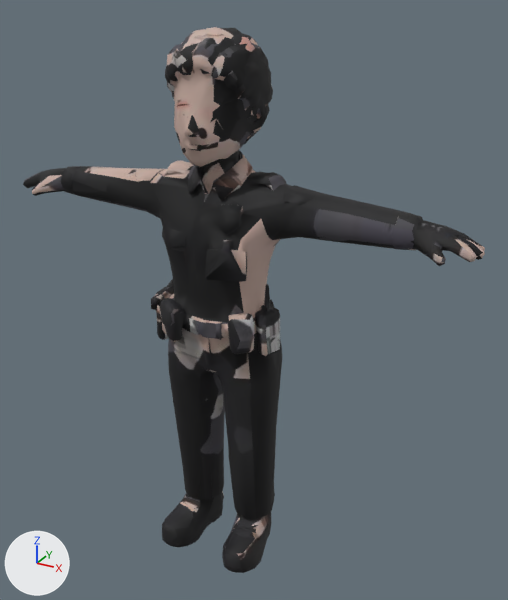
A saved change to the glTF model public/models/people/security-guard.glb.
Before and after are seen from a camera (50 mm lens) standing at (0.846, -1.364, 1.43) and looking at (0.065, 0.056, 0.72). The lights are fixed; the arrows at lower left show +X, +Y and +Z. The first picture is the older version. Where no turn or scale is listed for an object, it has been applied to the vertices. Vertices at exactly the same position are counted once.

Before the edit, the objects in view are built like this:
```python
me_char1_003 = bpy.data.meshes.new('char1.003')
me_char1_003.from_pydata(...)  # 2238 vertices, 4499 faces; spans x -0.612..0.613, y -0.138..0.138, z 0.001..1.361
me_char1_003.materials.append(mat_material_1_003)  # picture img_texture
ob_char1_001 = bpy.data.objects.new('char1.001', me_char1_003)
ob_char1_001.location = (0.0, 0.0, 0.0)
```
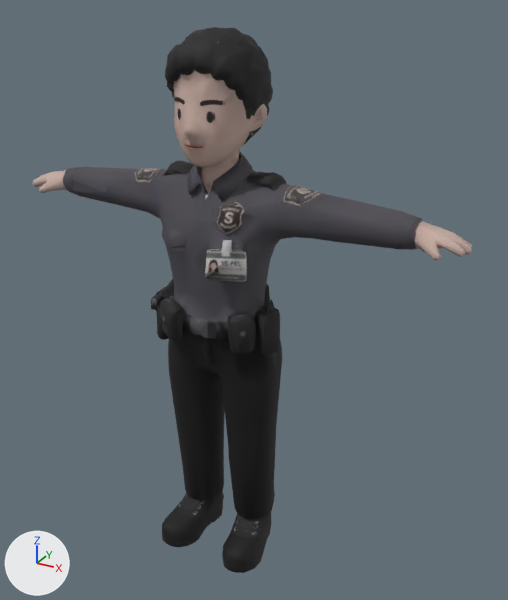
The change, as a list of edits to the scene's bpy script:
```text
Change me_char1_003:
    used by ob_char1_001; location = (0.0, 0.0, 0.0)
    remove me_char1_003.from_pydata(...)  # 2238 vertices, 4499 faces; spans x -0.612..0.613, y -0.138..0.138, z 0.001..1.361
    add me_char1_003.from_pydata(...)  # 2238 vertices, 4499 faces; spans x -0.584..0.588, y -0.138..0.138, z 0.001..1.361
    me_char1_003 part 1: 70 vertices moved from x -0.543..0.604, y -0.052..0.071, z 0.92..1.012 to x -0.527..0.58, y -0.04..0.071, z 0.921..1.011; 191 vertices removed from x -0.612..0.613, y -0.065..0.065, z 0.629..1.039; 180 vertices added at x -0.584..0.588, y -0.072..0.059, z 0.618..1.04
    me_char1_003 part 2: 4 vertices removed from x -0.101..0.065, y -0.027..0.077, z 0.03..0.106; 9 vertices added at x -0.101..0.064, y -0.043..0.078, z 0.023..0.11
    me_char1_003 part 3: 4 vertices removed from x -0.106..0.023, y -0.094..0.093, z 1.209..1.33; 8 vertices added at x -0.109..0.024, y -0.094..0.094, z 1.21..1.332
    me_char1_003 part 4: 2 vertices removed from x -0.149..-0.007, y -0.088..-0.027, z 0.663..0.714; 4 vertices added at x -0.149..-0.005, y -0.09..-0.023, z 0.659..0.714
    me_char1_003 part 5: 3722 kept faces spanning x -0.527..0.58, y -0.138..0.138, z 0.001..1.361 get new texture (UV) coordinates
```

Pixel boxes [x1, y1, x2, y2] of what changed, in the pictures (508 x 600 px; the box of a moved part takes in the faces that stretch with it):
'char1.001', reshaped: before [23, 27, 485, 573]; after [32, 27, 472, 573]
part 1 of me_char1_003, moved or reshaped: before [23, 166, 485, 371]; after [32, 167, 472, 371]
part 2 of me_char1_003, reshaped: before [231, 514, 244, 531]; after [194, 505, 244, 531]
part 3 of me_char1_003, moved or reshaped: [165, 74, 214, 117] in both
part 4 of me_char1_003, moved or reshaped: [162, 292, 214, 321] in both
part 5 of me_char1_003, surface changed: before [34, 27, 477, 562]; after [41, 27, 453, 562]
